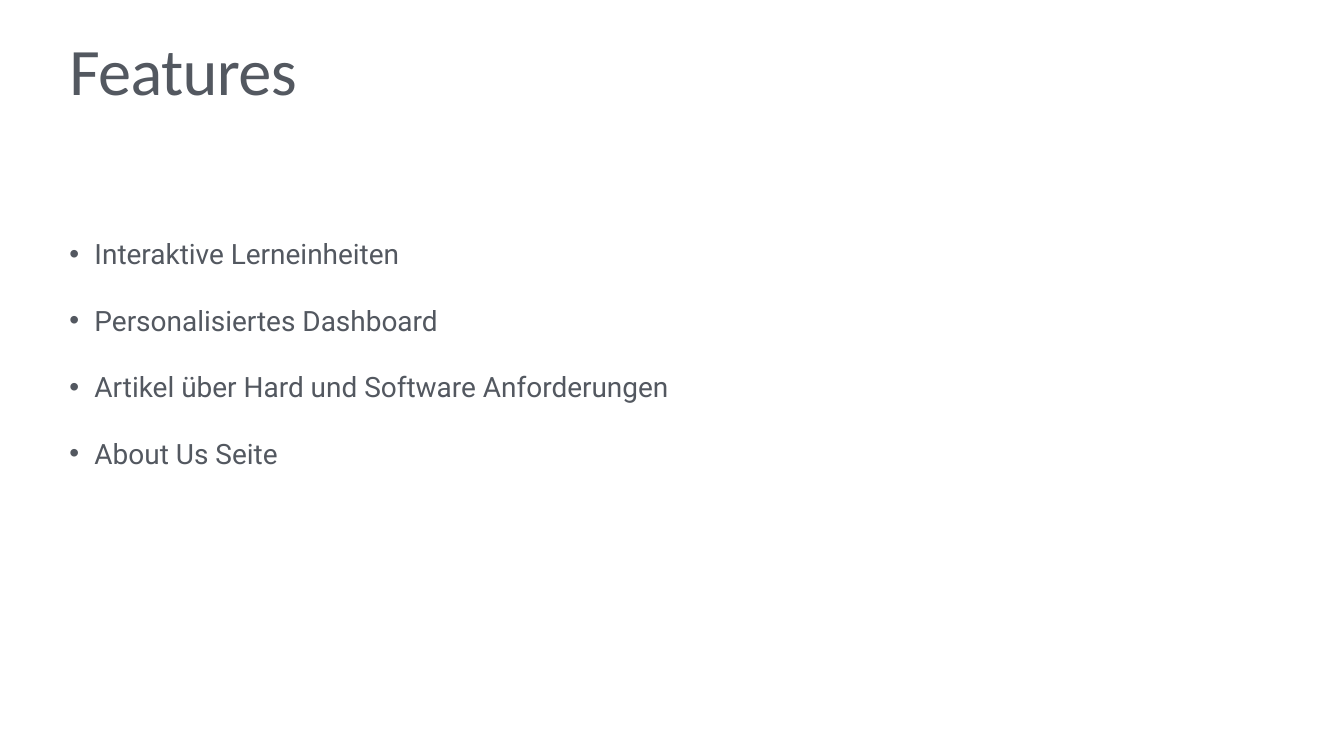
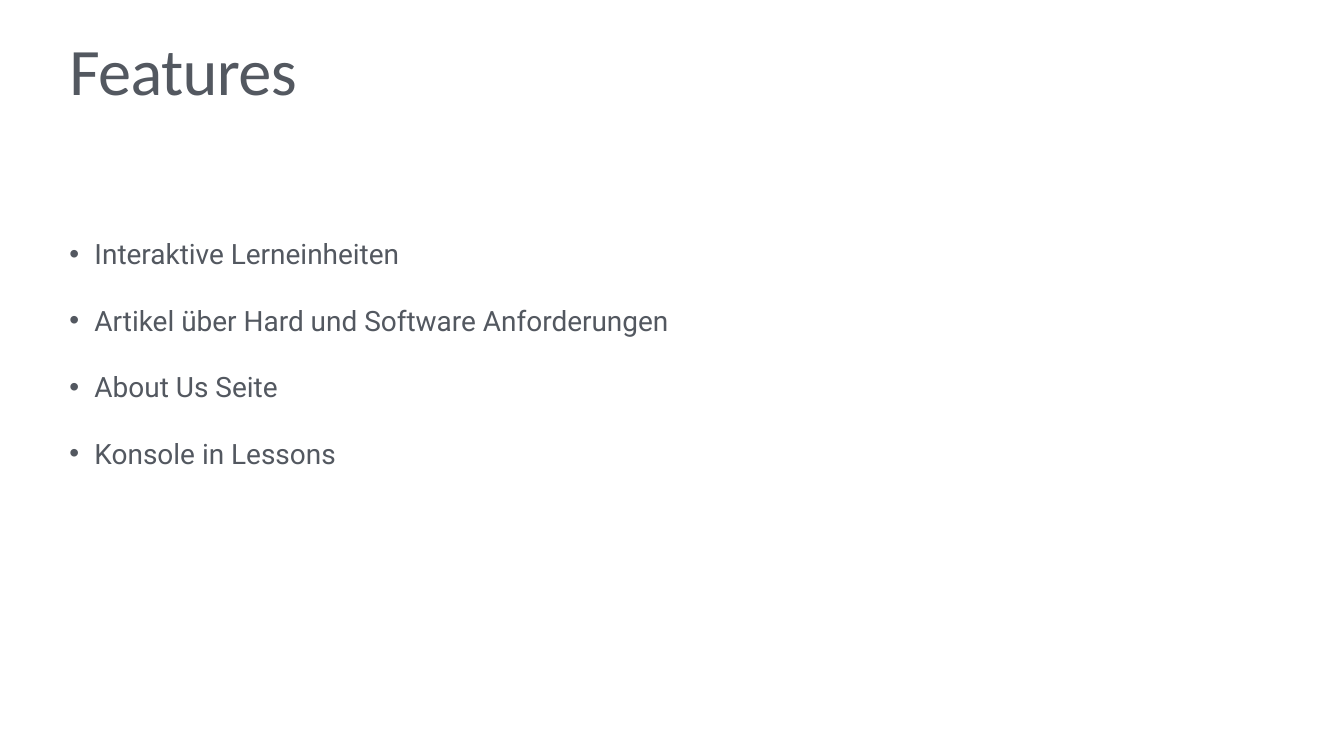
Before and after one commit to DicitoCarrera/WebEngineeringProject, a slide deck: slide 4 of presentation/Präsentation.pptx. Drawn at 1344x756 pixels with LibreOffice and Linux fonts; fonts in the diff are those of the drawing. Boxes give left, top, right and bottom in pixels: in the first picture for what was removed or moved away, otherwise in the second. Text is boxed around its words. In the diff, an @@ line names an element or a change of style, - is before the commit and + after.

```diff
--- a/presentation/Präsentation.pptx
+++ b/presentation/Präsentation.pptx
@@ text at (94, 310, 437, 332): paragraph removed @@
-• Personalisiertes Dashboard
@@ text at (94, 443, 336, 465): paragraph added @@
+• Konsole in Lessons
```
